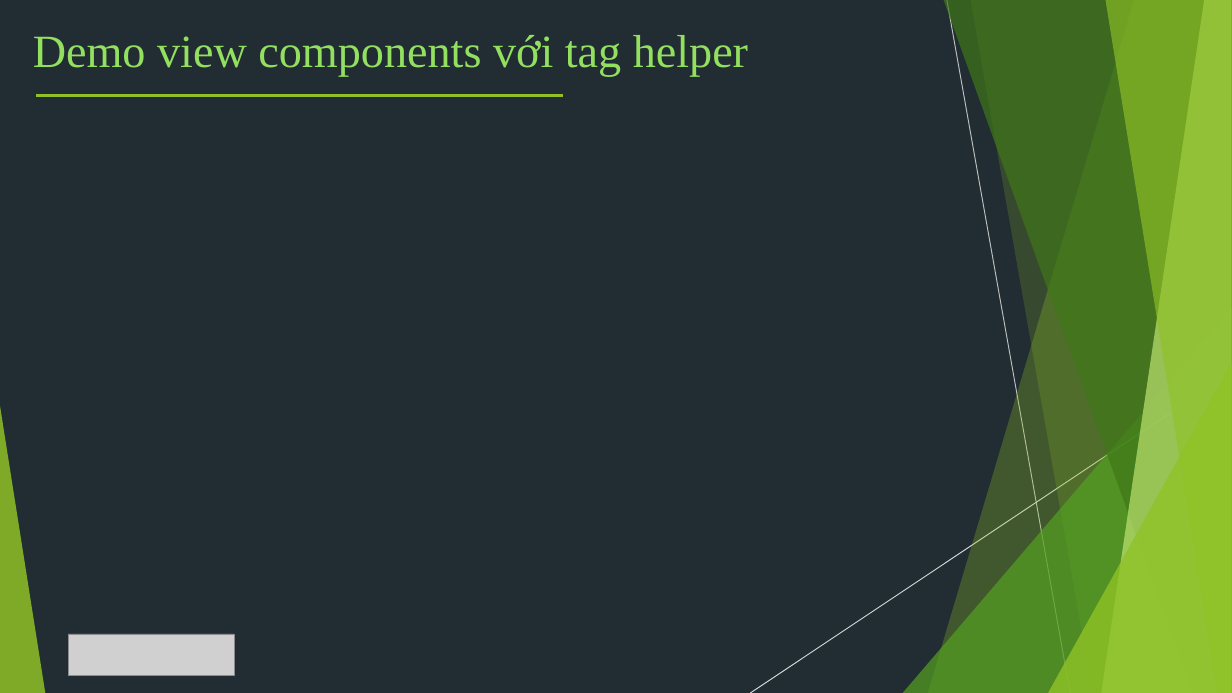
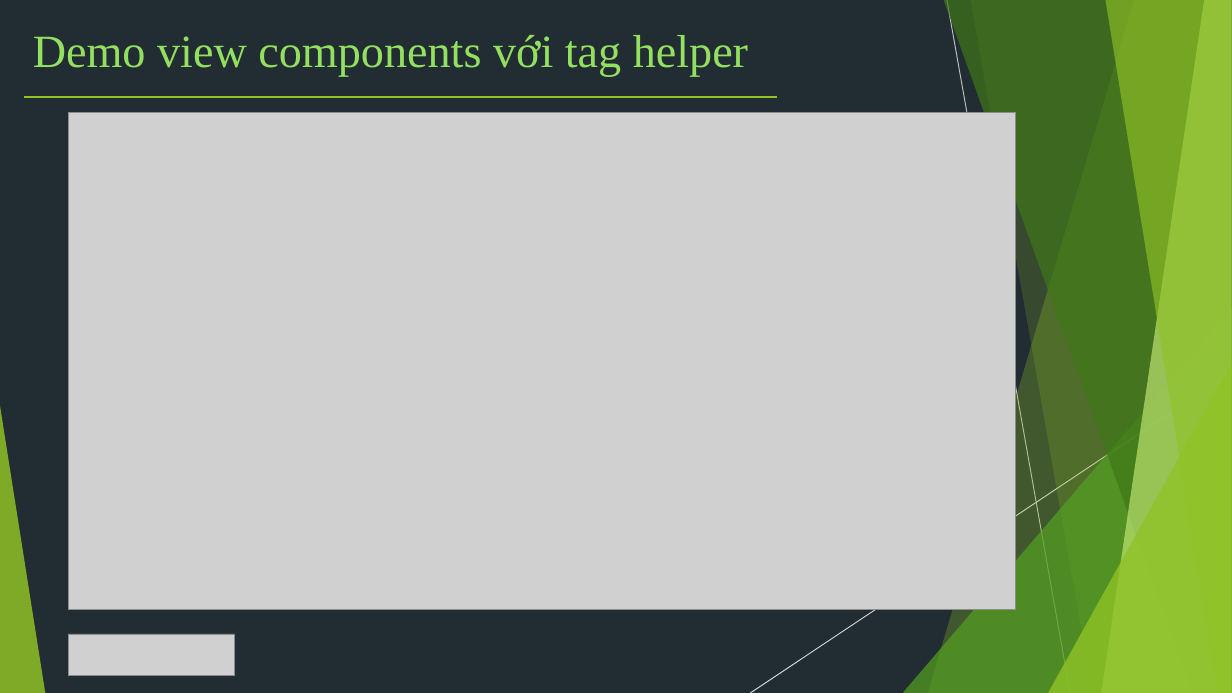
Before and after one commit to TechMarDay/RazorPage, a slide deck: slide 40 of Razor pages.pptx. Drawn at 1232x693 pixels with LibreOffice and Linux fonts; fonts in the diff are those of the drawing; grey boxes stand for pictures. Boxes give left, top, right and bottom in pixels: in the first picture for what was removed or moved away, otherwise in the second. Text is boxed around its words. In the diff, an @@ line names an element or a change of style, - is before the commit and + after.

```diff
--- a/Razor pages.pptx
+++ b/Razor pages.pptx
@@ line moved from (36, 95) - (563, 95) to (24, 97) - (777, 97) @@
@@ picture added at (x1=68, y1=112, x2=1016, y2=609) @@
```
Also in this commit, not shown: 2 other slides changed, 2 other files.
